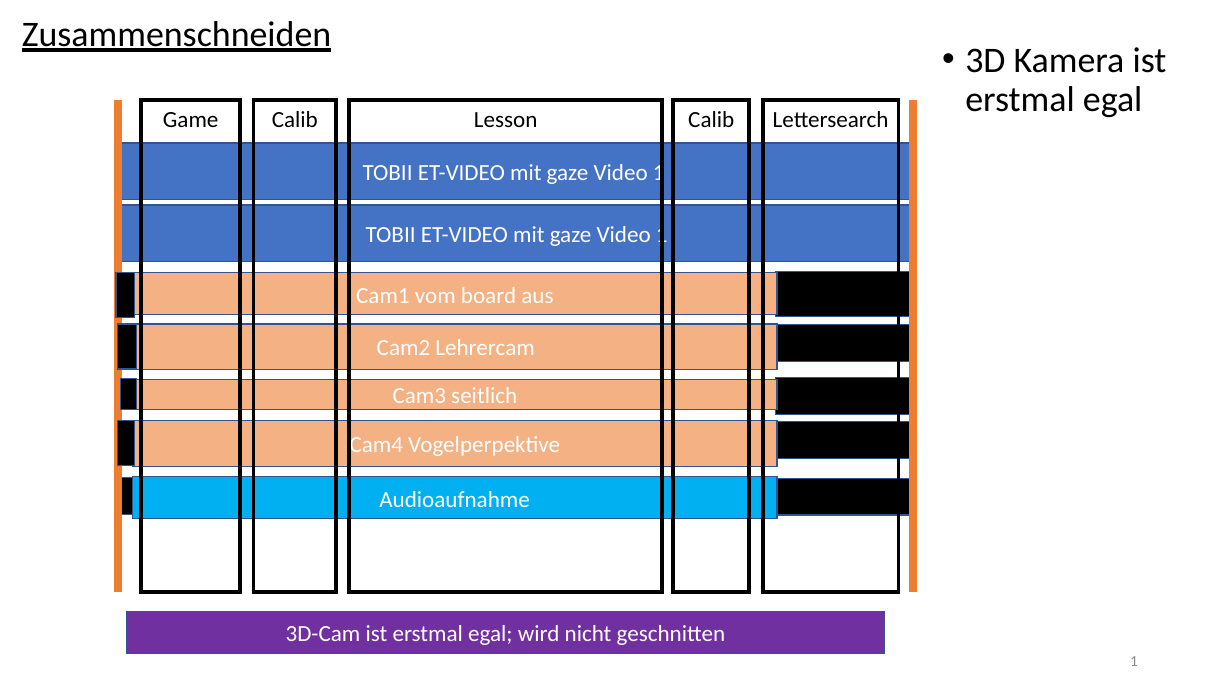
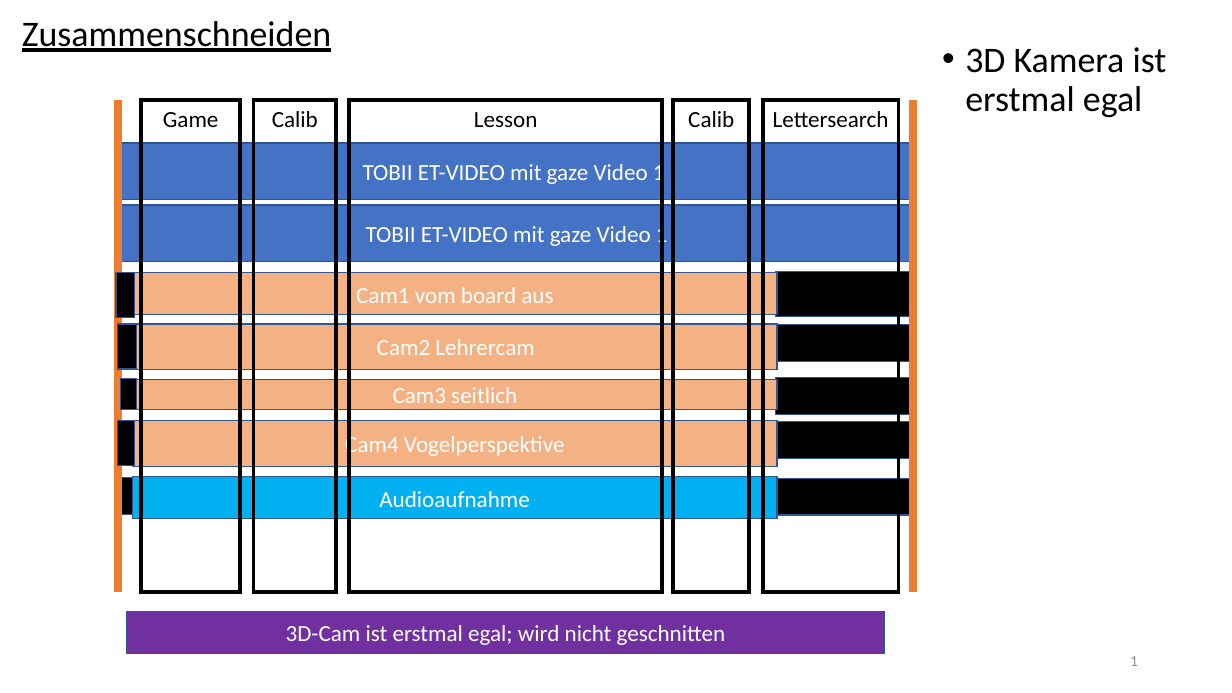
Before and after one commit to ginaamri/Mandy-PhD, a slide deck: slide 1 of 01_studies/01_Laborstudie ProVisioNET/schnittskizze.pptx. Drawn at 1232x693 pixels with LibreOffice and Linux fonts; fonts in the diff are those of the drawing. Boxes give left, top, right and bottom in pixels: in the first picture for what was removed or moved away, otherwise in the second. Text is boxed around its words. In the diff, an @@ line names an element or a change of style, - is before the commit and + after.

```diff
--- a/01_studies/01_Laborstudie ProVisioNET/schnittskizze.pptx
+++ b/01_studies/01_Laborstudie ProVisioNET/schnittskizze.pptx
@@ text in rectangle at (x1=345, y1=433, x2=565, y2=459): text changed @@
-Cam4 Vogelperpektive
+Cam4 Vogelperspektive
```
Also in this commit, not shown: 3 other slides changed.
